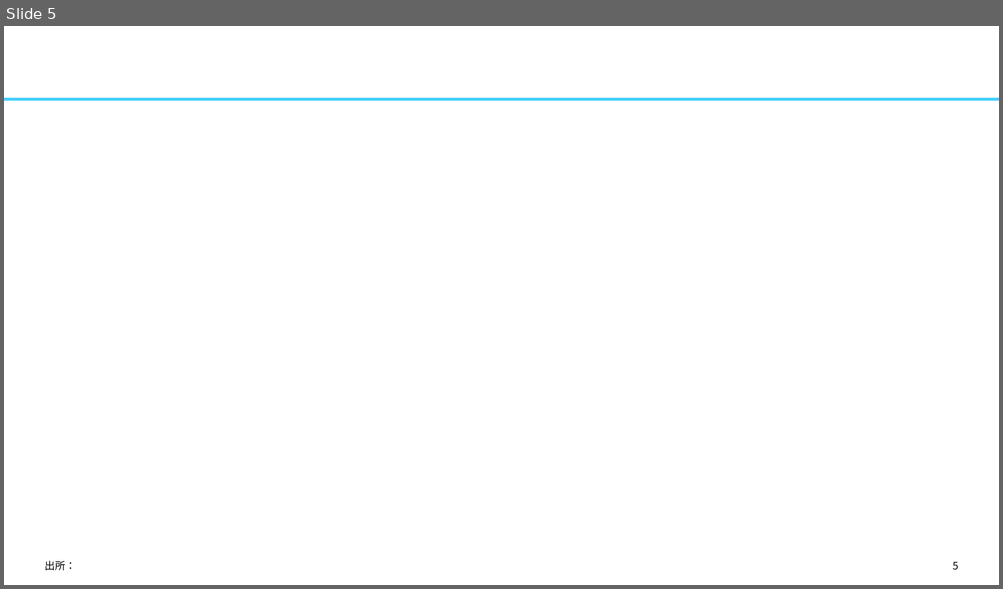
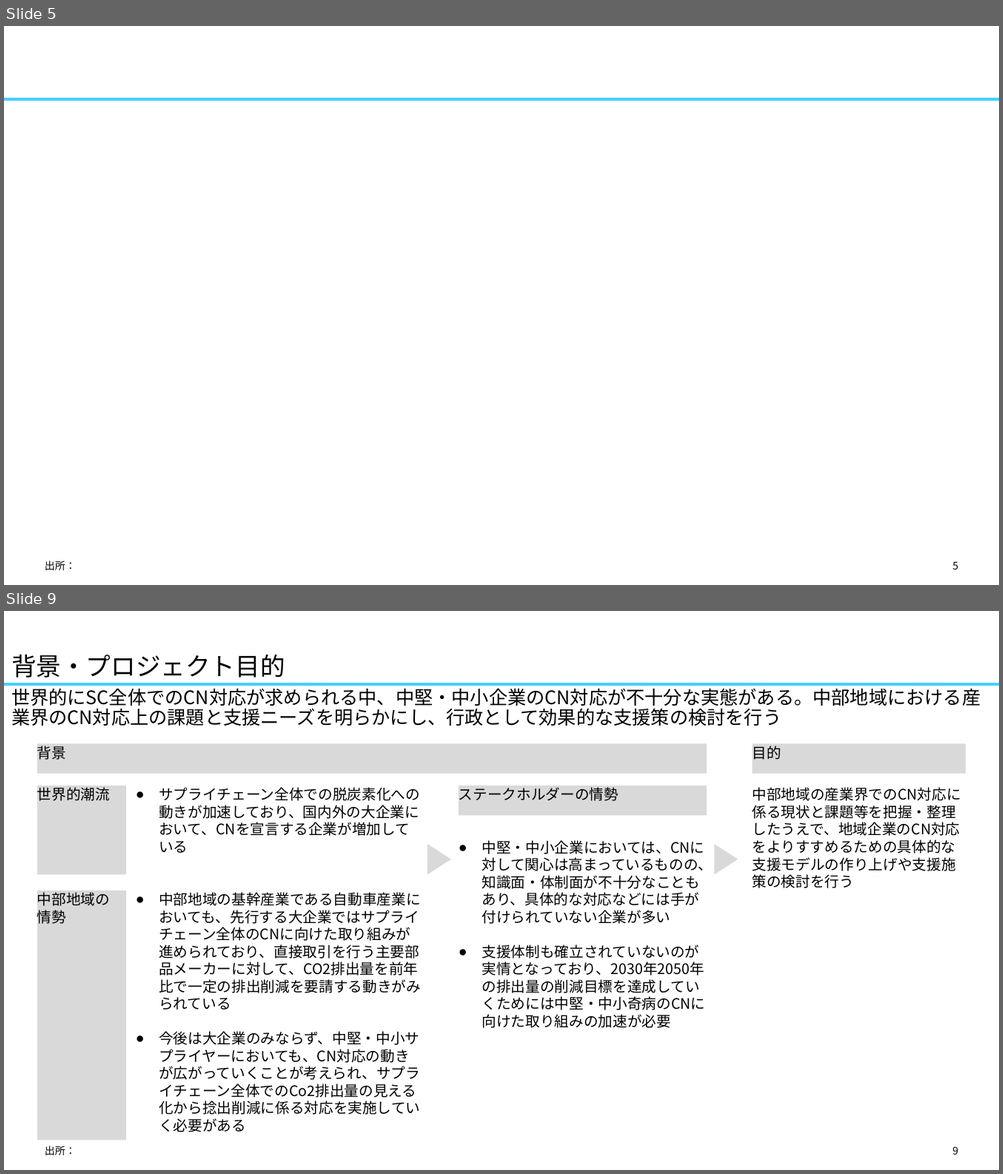
Before and after one commit to yuzucha16/dotfiles, a slide deck: office/Blank.potx. Shown one above the other, each under a label of ours: slide 5 before the commit, slides 5 and 9 after it; the slides between them are not shown. The pictures are 1003x589 and 1003x1174 pixels, drawn with LibreOffice and Linux fonts; fonts in the diff are those of the drawing. Boxes give left, top, right and bottom in pixels: in the first picture for what was removed or moved away, otherwise in the second. Text is boxed around its words. In the diff, an @@ line names an element or a change of style, - is before the commit and + after.

```diff
--- a/office/Blank.potx
+++ b/office/Blank.potx
@@ slide 9 added at (4,611,999,1170), background #FFFFFF; not listed: 1 template element that a slide beside it also shows @@
@@ title added at (11,654,285,678), 24 pt, text #000000 @@
+背景・プロジェクト目的
@@ text added at (11,685,980,726), 18 pt, text #000000 @@
+世界的にSC全体でのCN対応が求められる中、中堅・中小企業のCN対応が不十分な実態がある。中部地域における産業界のCN対応上の課題と支援ニーズを明らかにし、行政として効果的な支援策の検討を行う
@@ rectangle added at (37,743,707,774), fill #D9D9D9, 14 pt, text #000000 @@
+背景
@@ rectangle added at (752,743,966,774), fill #D9D9D9, 14 pt, text #000000 @@
+目的
@@ rectangle added at (37,786,126,874), fill #D9D9D9, 14 pt, text #000000 @@
+世界的潮流
@@ text added at (159,787,420,836), 14 pt, text #000000 @@
+● サプライチェーン全体での脱炭素化への動きが加速しており、国内外の大企業において、CNを宣言する企業が増加している
@@ rectangle added at (458,786,707,815), fill #D9D9D9, 14 pt, text #000000 @@
+ステークホルダーの情勢
@@ text added at (752,787,961,836), 14 pt, text #000000 @@
+中部地域の産業界でのCN対応に係る現状と課題等を把握・整理したうえで、地域企業のCN対応をよりすすめるための具体的な支援モデルの作り上げや支援施策の検討を行う
@@ triangle added at (427,844,451,874), fill #D9D9D9 @@
@@ text added at (481,840,712,1011), 14 pt, text #000000 @@
+● 中堅・中小企業においては、CNに対して関心は高まっているものの、知識面・体制面が不十分なこともあり、具体的な対応などには手が付けられていない企業が多い
+● 支援体制も確立されていないのが実情となっており、2030年2050年の排出量の削減目標を達成していくためには中堅・中小奇病のCNに向けた取り組みの加速が必要
@@ triangle added at (714,844,738,874), fill #D9D9D9 @@
@@ rectangle added at (37,891,126,1141), fill #D9D9D9, 14 pt, text #000000 @@
+中部地域の
+情勢
@@ text added at (159,892,421,1098), 14 pt, text #000000 @@
+● 中部地域の基幹産業である自動車産業においても、先行する大企業ではサプライチェーン全体のCNに向けた取り組みが進められており、直接取引を行う主要部品メーカーに対して、CO2排出量を前年比で一定の排出削減を要請する動きがみられている
+● 今後は大企業のみならず、中堅・中小サプライヤーにおいても、CN対応の動きが広がっていくことが考えられ、サプライチェーン全体でのCo2排出量の見える化から捻出削減に係る対応を実施していく必要がある
@@ text added at (45,1146,76,1156), 10 pt, text #000000 @@
+出所：
@@ page number added at (952,1147,958,1155), 10 pt, text #000000 @@
+9
```
Also in this commit, not shown: 29 other slides added, 1 other file.
